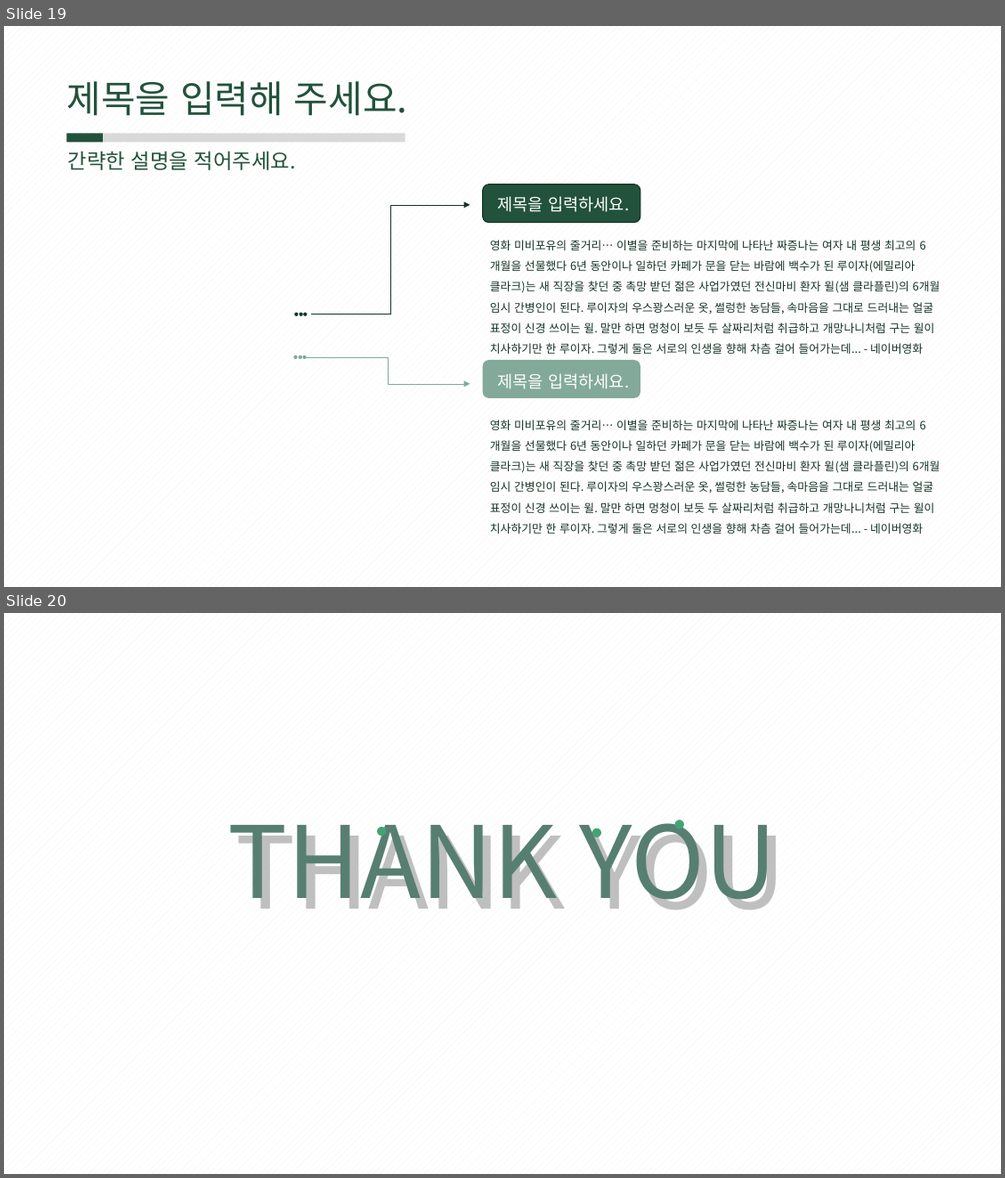
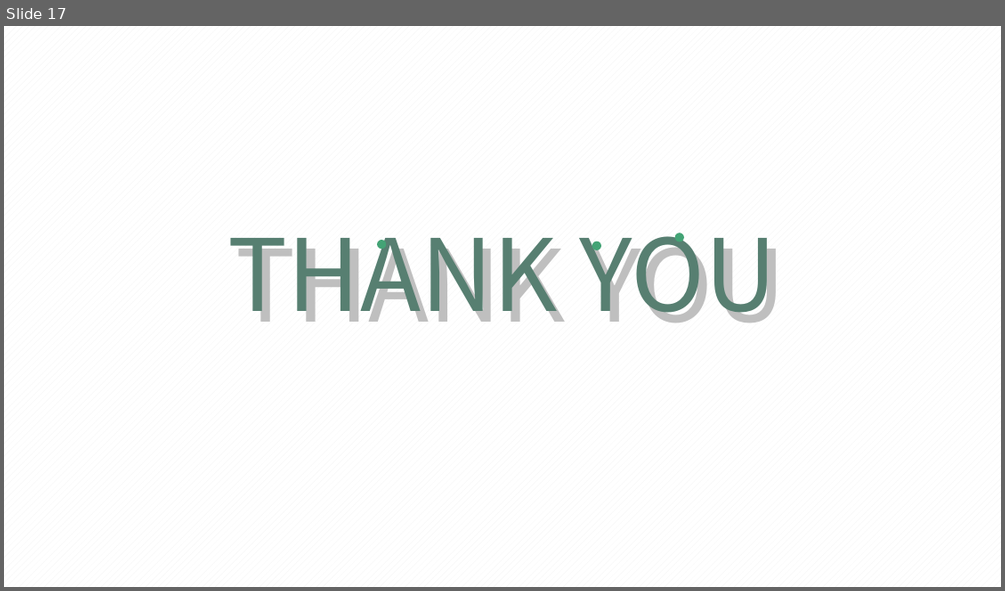
Before and after one commit to rombird/LEELEELIM, a slide deck: 서버프로그램 구현.pptx. Shown one above the other, each under a label of ours: slides 19 and 20 before the commit, slide 17 after it. The pictures are 1005x1178 and 1005x591 pixels, drawn with LibreOffice and Linux fonts; fonts in the diff are those of the drawing. Boxes give left, top, right and bottom in pixels: in the first picture for what was removed or moved away, otherwise in the second. Text is boxed around its words. In the diff, an @@ line names an element or a change of style, - is before the commit and + after.

```diff
--- a/서버프로그램 구현.pptx
+++ b/서버프로그램 구현.pptx
@@ slide 19 removed at (4, 26, 1001, 587), background pattern #F2F2F2 on #FFFFFF @@
@@ text removed at (67, 81, 408, 116) @@
-제목을 입력해 주세요.
@@ rectangle removed at (67, 133, 103, 142) @@
@@ text removed at (68, 151, 296, 170) @@
-간략한 설명을 적어주세요.
@@ rectangle removed at (103, 133, 404, 142) @@
@@ rounded rectangle removed at (483, 184, 640, 223) @@
@@ elbow arrow removed from (311, 313) to (469, 205) @@
@@ text removed at (498, 196, 629, 212) @@
-제목을 입력하세요.
@@ text removed at (490, 240, 940, 354) @@
-영화 미비포유의 줄거리… 이별을 준비하는 마지막에 나타난 짜증나는 여자 내 평생 최고의 6개월을 선물했다 6년 동안이나 일하던 카페가 문을 닫는 바람에 백수가 된 루이자(에밀리아 클라크)는 새 직장을 찾던 중 촉망 받던 젊은 사업가였던 전신마비 환자 윌(샘 클라플린)의 6개월 임시 간병인이 된다. 루이자의 우스꽝스러운 옷, 썰렁한 농담들, 속마음을 그대로 드러내는 얼굴 표정이 신경 쓰이는 윌. 말만 하면 멍청이 보듯 두 살짜리처럼 취급하고 개망나니처럼 구는 윌이 치사하기만 한 루이자. 그렇게 둘은 서로의 인생을 향해 차츰 걸어 들어가는데... - 네이버영화
@@ ellipse removed at (294, 313, 298, 316) @@
@@ ellipse removed at (299, 313, 303, 316) @@
@@ ellipse removed at (303, 313, 307, 316) @@
@@ ellipse removed at (293, 355, 297, 359) @@
@@ ellipse removed at (299, 355, 302, 359) @@
@@ ellipse removed at (302, 355, 306, 359) @@
@@ elbow arrow removed from (306, 357) to (469, 384) @@
@@ rounded rectangle removed at (483, 360, 640, 398) @@
@@ text removed at (498, 373, 629, 389) @@
-제목을 입력하세요.
@@ text removed at (490, 419, 940, 533) @@
-영화 미비포유의 줄거리… 이별을 준비하는 마지막에 나타난 짜증나는 여자 내 평생 최고의 6개월을 선물했다 6년 동안이나 일하던 카페가 문을 닫는 바람에 백수가 된 루이자(에밀리아 클라크)는 새 직장을 찾던 중 촉망 받던 젊은 사업가였던 전신마비 환자 윌(샘 클라플린)의 6개월 임시 간병인이 된다. 루이자의 우스꽝스러운 옷, 썰렁한 농담들, 속마음을 그대로 드러내는 얼굴 표정이 신경 쓰이는 윌. 말만 하면 멍청이 보듯 두 살짜리처럼 취급하고 개망나니처럼 구는 윌이 치사하기만 한 루이자. 그렇게 둘은 서로의 인생을 향해 차츰 걸어 들어가는데... - 네이버영화
@@ what was slide 20 is now slide 17 @@
```
Also in this commit, not shown: 2 slides changed, 2 other slides removed, 2 other files.
